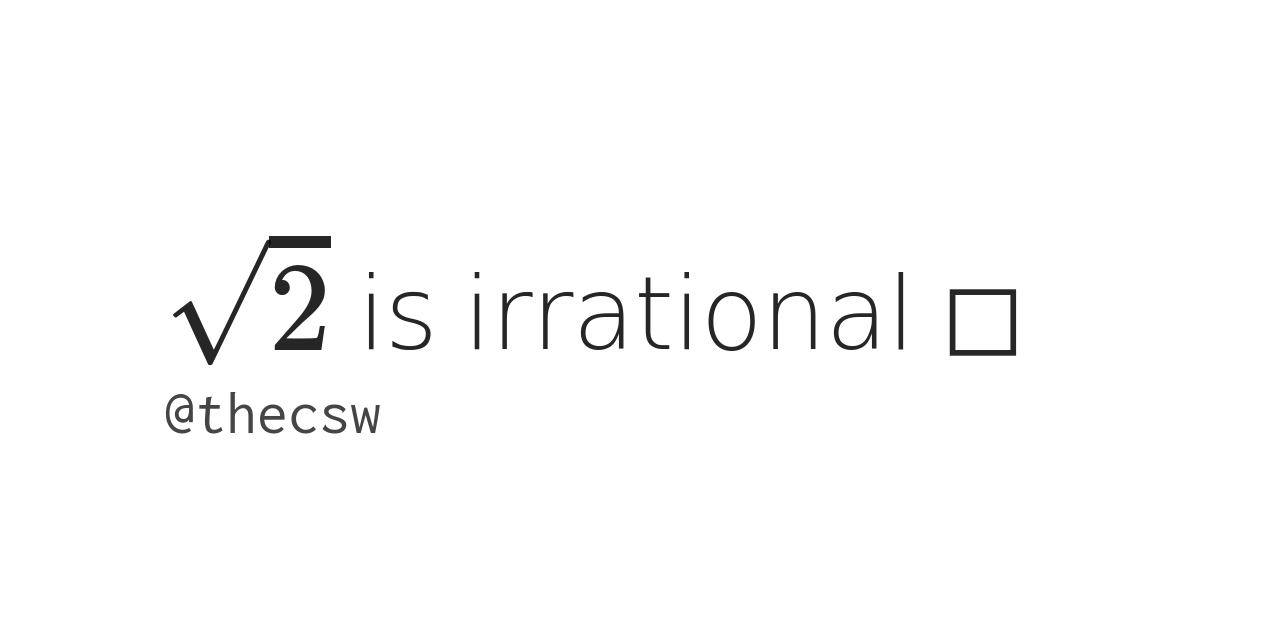
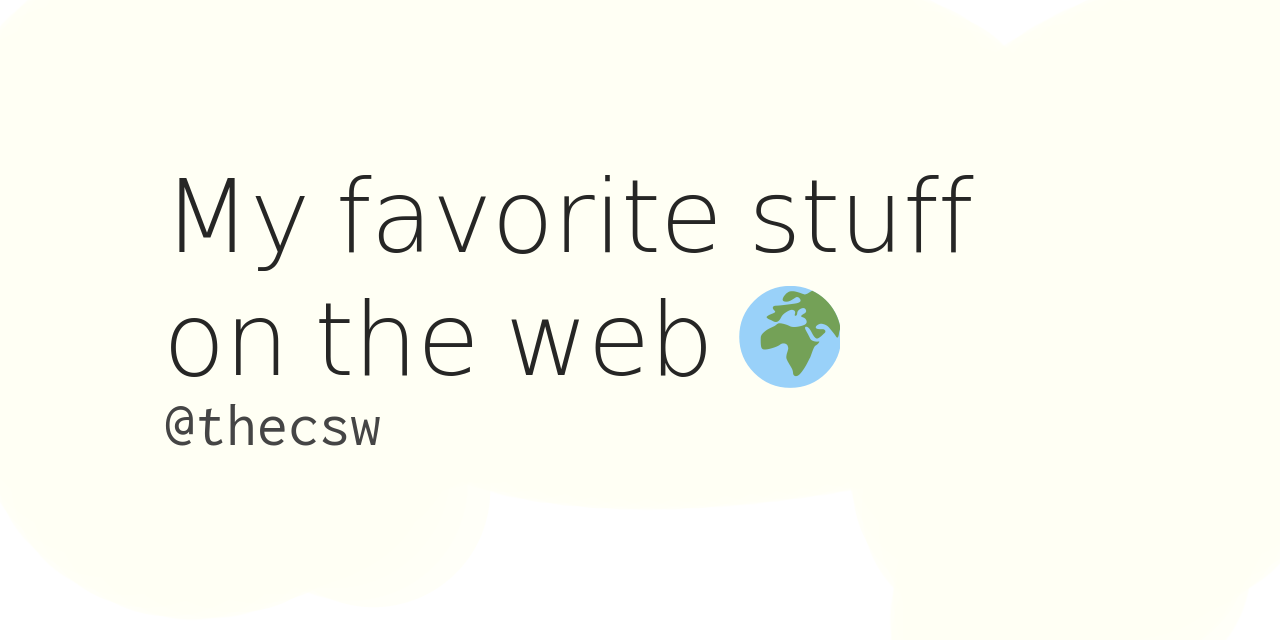
Before/after of a 1280×640 layered artwork. What changed in the layer stack:
hid group "sqrt2" (2 layers) over [164, 219, 1042, 434]
added group "best web" with 2 layers above "main" over [164, 161, 996, 446]
added layer "@thecsw #9" in group "best web" over [165, 404, 380, 446]
added layer "DeepinScreenshot_select-area_20200303234420.png" in group "best web" over [164, 161, 996, 402]
painted on "Background" over [0, 0, 1280, 640]
